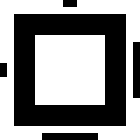
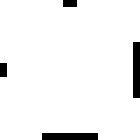
Two versions of the same layered image (140 x 140). Layer-by-layer changes:
renamed "Background copy" to "Enabled", painted on it over (14, 14, 126, 126)
